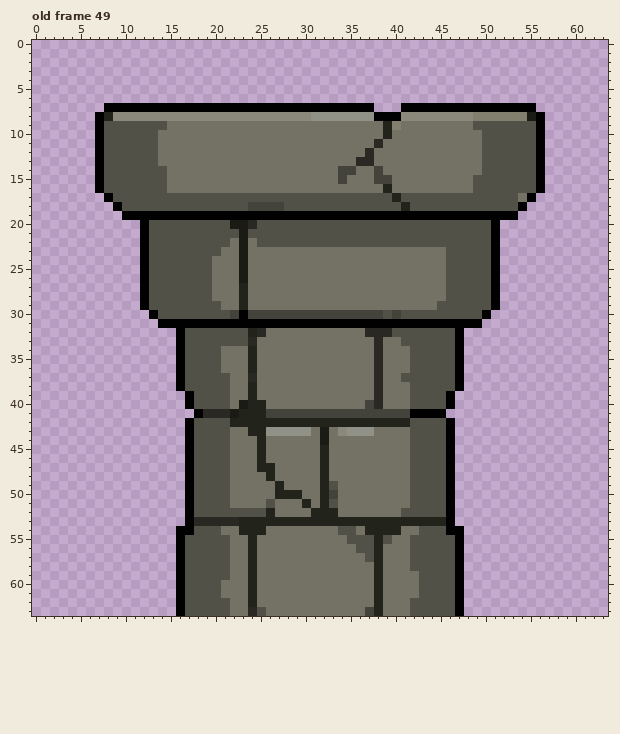
Pixel-art file: assets/column_candidates.aseprite. Above: the version before the commit.
64x64 pixels, 97 frames. Colours within 5 levels of each other are drawn and written as one. Shown: old frame 49. The commit also changed other frames, which this record leaves out.
New version:
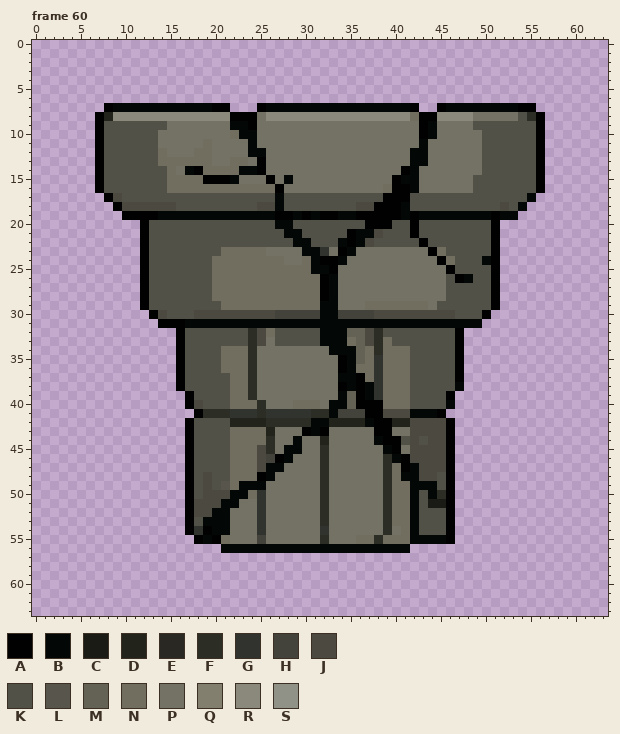
Palette (. is transparent): A #000100  B #030705  C #191b14  D #22241c  E #292822  F #2c2e26  G #31332e  H #43433c  J #4b4940  K #515148  L #58554c  M #646255  N #716e5f  P #747265  Q #827f6f  R #8b887c  S #919287
A new or re-ordered frame is compared with the old frame closest to it.
Changes in this commit:
frames 97 -> 112
Frame 60 is new; against old frame 49:
y 7: x 9..19 AAAAAAAAAAA -> BBBBBBBBBBB; x 22..24 AAA -> ...; x 26..41 AAAAAAAAAAAA...A -> BBBBBBBBBBBBBBBB; x 43..44 AA -> ..; x 46..53 AAAAAAAA -> BBBBBBBB
y 8: x 22..25 RRRR -> AAAP; x 31..40 SSSSSSSAAA -> RRRRRRRRRR; x 42..44 RRR -> NAA; x 49..55 QQQQQQC -> PPPPPKF
y 9: x 22..24 PPP -> BBA; x 39..40 DQ -> PP; x 43..44 PP -> AB
y 10: x 22..24 PPP -> NBB; x 39 D -> P; x 43..44 PP -> AB
y 11: x 19 P -> N; x 24 P -> B; x 38 E -> P; x 43 P -> B
y 12: x 14 P -> N; x 18..19 PP -> NN; x 24..25 PP -> BB; x 37 E -> P; x 42..43 PP -> BB
y 13: x 14..19 PPPPPP -> NNNNNN; x 22..23 PP -> NN; x 25 P -> A; x 36..37 EE -> PP; x 42..43 PP -> BB
y 14: x 15 P -> N; x 17..25 PPPPPPPPP -> BANNNNBBA; x 34..35 HH -> PP; x 38 H -> P; x 41..42 PP -> AB
y 15: x 15..22 PPPPPPPP -> NNNNAAAB; x 26 P -> A; x 28 P -> B; x 34 H -> P; x 38..42 HHPPP -> PPABB
y 16: x 15..27 PPPPPPPPPPPPP -> NNNNNNNNNNNNA; x 39..42 DPPP -> NAAB
y 17: x 9 K -> J; x 27 K -> B; x 39..41 KDK -> AAA; x 54..55 PA -> KB
y 18: x 10..15 KKKKKK -> JJJJJJ; x 24..27 HHHH -> KJJB; x 36..41 KKKKKD -> JJAAAB; x 52 K -> J; x 54 A -> B
y 19: x 14..26 AAAAAAAAAAAAA -> BBBBBBBBBBBBB; x 29 A -> B; x 31 A -> B; x 34..35 AA -> BB; x 41 A -> B; x 43..50 AAAAAAAA -> BBBBBBBB; x 52..53 AA -> BB
y 20: x 22..24 CCE -> KKK; x 27..28 KK -> BB; x 37..39 KKK -> AAA; x 42 K -> A
y 21: x 23 C -> K; x 28..29 KK -> BB; x 35..38 KKKK -> ABBJ; x 42 K -> A
y 22: x 22..24 PCP -> KKK; x 29..30 KK -> BB; x 34..37 KKKK -> BABJ; x 43 K -> A
y 23: x 21..25 PPCPP -> NNNNN; x 30..32 PPP -> BBG; x 34..35 PP -> AB; x 44..45 PP -> AN
y 24: x 20..27 PPPCPPPP -> NNNNNNNN; x 30..34 PPPPP -> NBAAB; x 45..46 PK -> AN; x 50 K -> B
y 25: x 20..33 PPPCPPPPPPPPPP -> NNNNNNNNNNNBBA; x 46 K -> A
y 26: x 20..33 PPPCPPPPPPPPPP -> NNNNNNNNNNNNAB; x 47..48 KK -> AB
y 27..28: x 20..33 PPPDPPPPPPPPPP -> NNNNNNNNNNNNAB
y 29: x 21..33 PPDPPPPPPPPPP -> NNNNNNNNNNNBB; x 37..43 PPPPPPP -> NNNNNNN
y 30: x 14 K -> J; x 18..26 KKKKHAHHH -> JJJJJJJJJ; x 32..33 HH -> BB; x 38..46 HKHKKKKKK -> JJJJJJJJJ
y 31: x 17..49 AAAAAAAAAAAAAAAAAAAAAAAAAAAAAAAAA -> BBBBBBBBBBBBBBBBBBBBBBBBBBBBBBBBB
y 32: x 24..39 DEPPPPPPPPPPPEEE -> FJNKKKKKBBBMMJFK
y 33: x 24..25 EP -> FJ; x 27..40 PPPPPPPPPPPEPP -> KKKKKBBBNMJFNK
y 34: x 21..24 PPPD -> NNNF; x 33..41 PPPPPEPPP -> BBBMNFNNN
y 35: x 21..24 PPPD -> NNNF; x 34..41 PPPPEPPP -> ABMNGNNN
y 36: x 21..24 PPPD -> NNNF; x 34..41 PPPPEPPP -> ABNNGNNN
y 37: x 22..24 PPE -> NNF; x 34..41 PPPPEPPK -> BBANGNNN
y 38: x 22..24 PPD -> NNF; x 34..41 PPPPEPPP -> ABABGNNN; x 47 A -> B
y 39: x 22..24 PPD -> NNF; x 34..41 PPPPEPPP -> BMABGNNN
y 40: x 18 K -> J; x 22..25 PCDD -> NNNF; x 29..31 PPP -> NNN; x 33..41 PPPPHEPPP -> BBMAAANNN; x 46 A -> B
y 41: x 19..33 EEECDDDHHHHHHHH -> FFFGGGFGGGGGFFB; x 37..44 HHHHHAAA -> AAJJJBBB
y 42: x 26..32 DDDDDDD -> FFFFFBB; x 37..39 DDD -> BAA; x 42..45 KKKK -> JJJJ
y 43: x 22..32 PPDDSSSSSPC -> NNNNDPPPABA; x 34..39 RSSSPP -> PPPPAA; x 42..45 KKKK -> JJJJ
y 44: x 22..26 PPPDP -> NNNNF; x 29 P -> B; x 32 C -> D; x 38..42 PPPPK -> BAAKJ; x 44..45 KK -> JJ
y 45: x 22..26 PPPDP -> NNNJF; x 28..29 PP -> BB; x 32 D -> F; x 39..40 PP -> BA; x 42..45 KKKK -> JJJJ
y 46: x 22..28 PPPDPPP -> NNNJHAB; x 32 D -> F; x 39..45 PPPKKKK -> FBAJJJJ
y 47: x 22..27 PPPDDP -> NNNJBB; x 32 D -> F; x 39..45 PPPKKKK -> FNABJJJ
y 48: x 19 K -> J; x 22..26 PPPPD -> NNNAB; x 32 D -> F; x 39..44 PPPKKK -> FNBBJJ
y 49: x 19 K -> J; x 21..25 KPPPP -> LNBBB; x 27 D -> P; x 32..33 DK -> FP; x 39..44 PPPKKK -> FNNBBB
y 50: x 19..25 KKKPPPP -> JJJBBNG; x 27..29 DDD -> PPP; x 32..33 DH -> FP; x 39..42 PPPK -> FNNB; x 44..45 KK -> BF
y 51: x 18..22 KKKKP -> JJJBB; x 25..26 PK -> GP; x 30 D -> P; x 32..33 DK -> FP; x 39..42 PPPK -> FNNB; x 44..45 KK -> CC
y 52: x 18..26 KKKKKKKKD -> JJBBPPPGP; x 31..33 DDD -> PFP; x 39..42 PPKK -> FNNB
y 53: x 18..45 EEEEEDDDDDDDDDDDDDDDDDDDDDDD -> KBBBPPPGPPPPPPFPPPPPPFNNBKKK
y 54: x 16 A -> .; x 18..21 KKKP -> GABB; x 23..25 DDD -> PPG; x 32 P -> G; x 34..35 KK -> PP; x 37..42 DDDDPP -> PPFPNB; x 47 A -> .
y 55: x 16..21 AKKKKK -> ..ABAN; x 24..25 DP -> PH; x 32 P -> F; x 35..47 KKKDKPPKKKKKA -> PNNFNNNBBBBA.
y 56: x 16..47 AKKKKKPPDPPPPPPPPPPPKKDPPPKKKKKA -> .....BBBBBBBBBBBBBBBBBBBBB......
y 57: x 16..47 AKKKKKPPDPPPPPPPPPPPPKDPPPKKKKKA -> ................................
y 58: x 16..47 AKKKKKPPDPPPPPPPPPPPPPDPPPKKKKKA -> ................................
y 59: x 16..47 AKKKKKPPDPPPPPPPPPPPPPDPPPPKKKKA -> ................................
y 60..61: x 16..47 AKKKKPPPDPPPPPPPPPPPPPDPPPPKKKKA -> ................................
y 62: x 16..47 AKKKKKPPDPPPPPPPPPPPPPDPPPKKKKKA -> ................................
y 63: x 16..47 AKKKKKPPEKPPPPPPPPPPPHDPPPKKKKKA -> ................................
